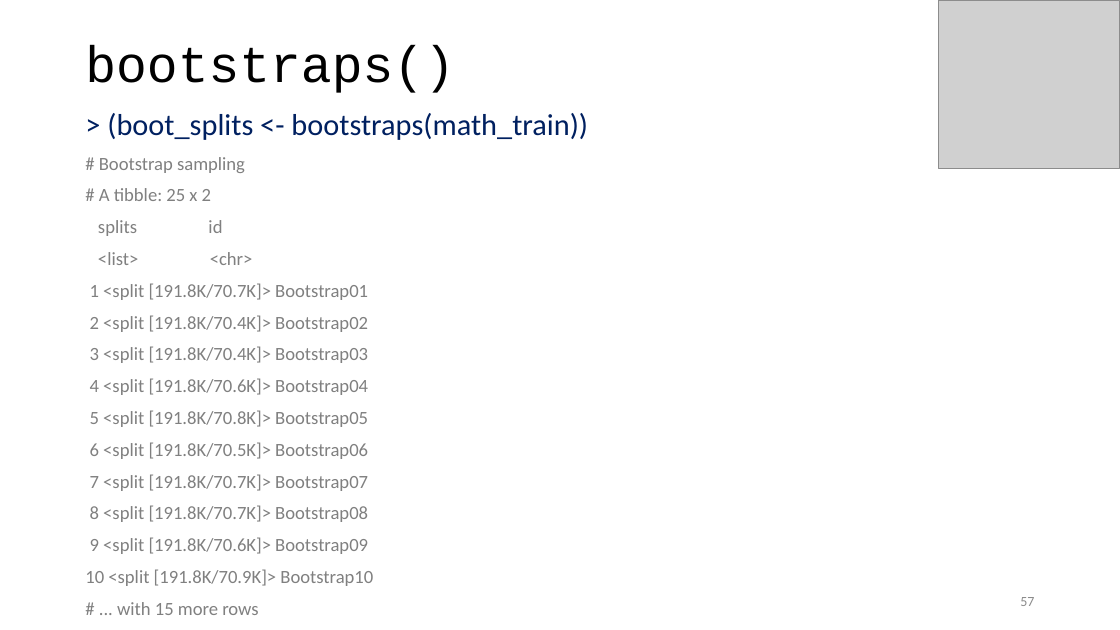
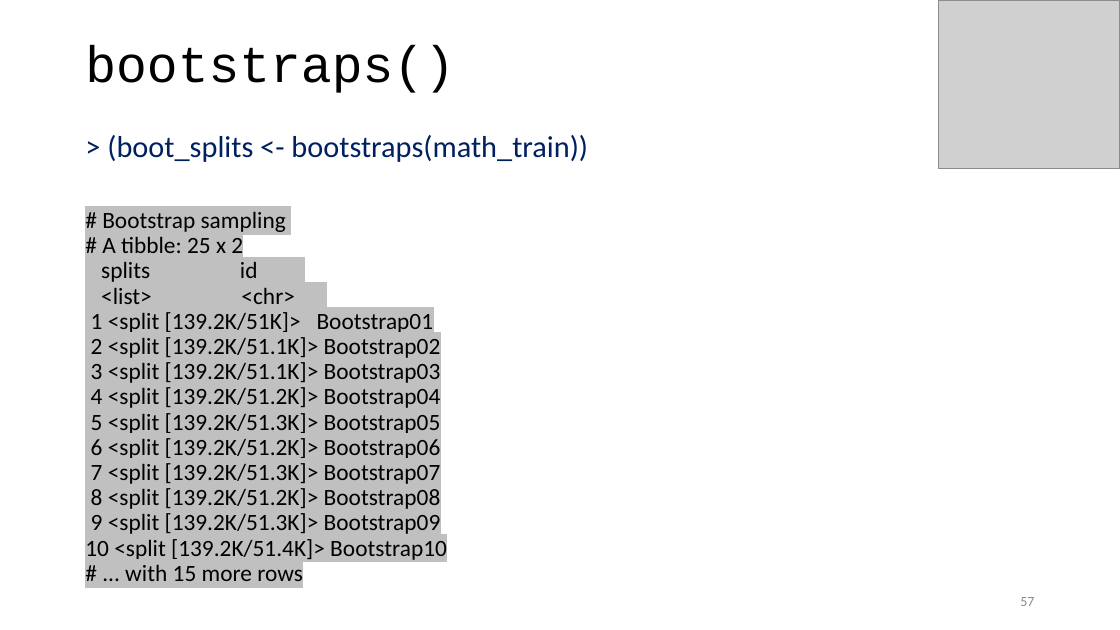
Before and after one commit to karlenaochoa/c4-ml-2020, a slide deck: slide 57 of slides/w2p1-bias-variance-resampling/w2p1.pptx. Drawn at 1120x630 pixels with LibreOffice and Linux fonts; fonts in the diff are those of the drawing; grey boxes stand for pictures. Boxes give left, top, right and bottom in pixels: in the first picture for what was removed or moved away, otherwise in the second. Text is boxed around its words. In the diff, an @@ line names an element or a change of style, - is before the commit and + after.

```diff
--- a/slides/w2p1-bias-variance-resampling/w2p1.pptx
+++ b/slides/w2p1-bias-variance-resampling/w2p1.pptx
@@ text "> (boot_splits <- bootstraps(math_train))": place and size @@
-text "> (boot_splits <- bootstraps(math_train))" at box(85, 113, 588, 586)
+text "> (boot_splits <- bootstraps(math_train))" at box(85, 135, 588, 581)
@@ text at box(101, 212, 303, 581): size 16 to 20 pt, text colour #808080 to #000000, highlight none to #C0C0C0 in "# Bootstrap sampling", "# A tibble: 25 x 2", "splits id", "<list> <chr>" and 1 more places; less space between paragraphs @@
@@ text at box(85, 312, 447, 560): text changed; size 16 to 20 pt; text colour #808080 to #000000 @@
-1 <split [191.8K/70.7K]> Bootstrap01
-2 <split [191.8K/70.4K]> Bootstrap02
-3 <split [191.8K/70.4K]> Bootstrap03
-4 <split [191.8K/70.6K]> Bootstrap04
-5 <split [191.8K/70.8K]> Bootstrap05
-6 <split [191.8K/70.5K]> Bootstrap06
-7 <split [191.8K/70.7K]> Bootstrap07
-8 <split [191.8K/70.7K]> Bootstrap08
-9 <split [191.8K/70.6K]> Bootstrap09
-10 <split [191.8K/70.9K]> Bootstrap10
+1 <split [139.2K/51K]> Bootstrap01
+2 <split [139.2K/51.1K]> Bootstrap02
+3 <split [139.2K/51.1K]> Bootstrap03
+4 <split [139.2K/51.2K]> Bootstrap04
+5 <split [139.2K/51.3K]> Bootstrap05
+6 <split [139.2K/51.2K]> Bootstrap06
+7 <split [139.2K/51.3K]> Bootstrap07
+8 <split [139.2K/51.2K]> Bootstrap08
+9 <split [139.2K/51.3K]> Bootstrap09
+10 <split [139.2K/51.4K]> Bootstrap10
```
Also in this commit, not shown: 7 other slides changed, 5 other files.
